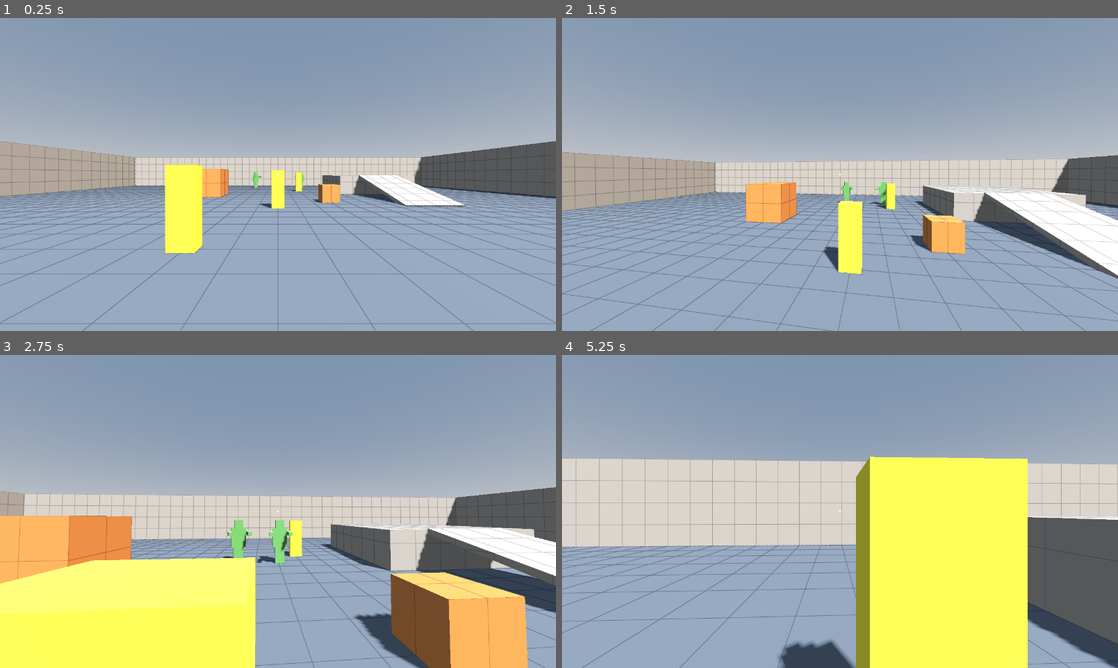
Above: before the commit, frames 1-4 (two rows, left to right).
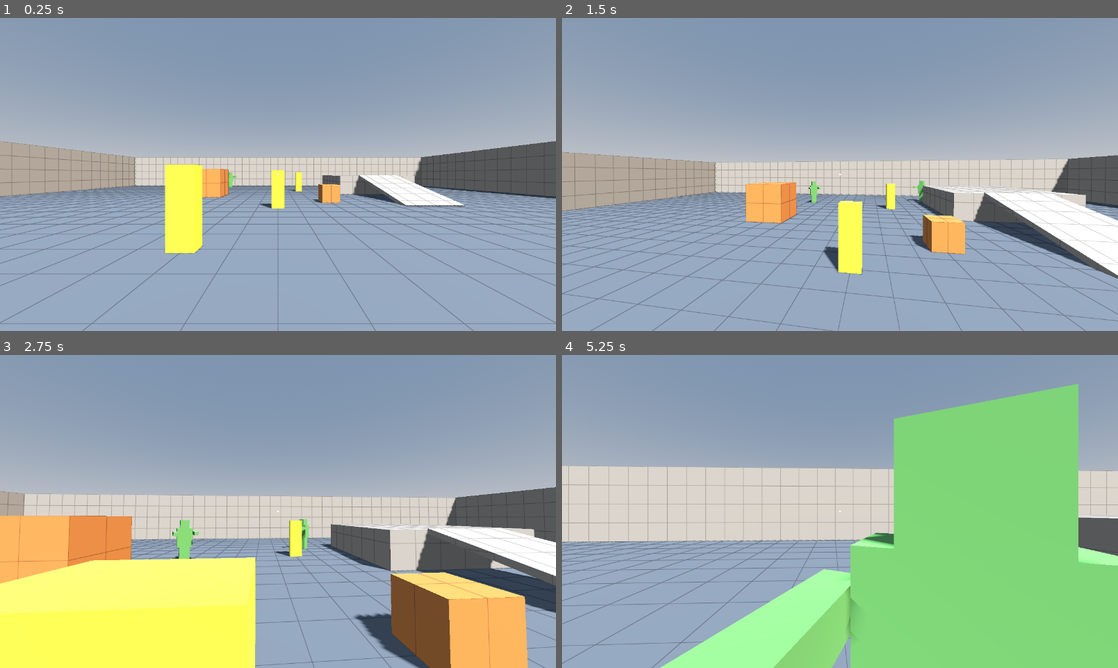
Above: after the commit, the same moments.

Repository: juanakajuan/zombie-survival-fps
Game: Godot game, scene res://levels/test_range.tscn
The game is run twice, just before and just after one commit, with the same random seed, the same clock (stepped at 60 frames per second) and the same inputs.
Inputs (mouse positions are in pixels of both pictures, inside the frame that each line leads up to):
- Up to frame 1 (0.25 s): no input
- Up to frame 2 (1.5 s): tap Enter at 0.5 s; move the mouse to (867, 174) at 0.52 s; press the mouse at (867, 174) at 0.53 s; hold W (move_forward) from 0.53 s (still down); tap Space (jump) at 0.77, 1.07 s; move the mouse to (812, 174) at 1.27 s; release the mouse at (812, 174) at 1.28 s; tap Shift (sprint) at 1.35 s
- Up to frame 3 (2.75 s): keep holding W (move_forward); tap Space (jump) at 1.52, 1.82 s; move the mouse to (289, 505) at 2.02 s; press the mouse at (289, 505) at 2.03 s
- Up to frame 4 (5.25 s): keep holding W (move_forward); move the mouse to (834, 517) at 2.77 s; release the mouse at (834, 517) at 2.78 s; tap Shift (sprint) at 2.85, 4.35 s; click (834, 517) at 2.92 s; tap Space (jump) at 3.02, 3.32, 3.77, 4.07, 4.52, 4.82 s; move the mouse to (878, 514) at 3.52 s; press the mouse at (878, 514) at 3.53 s; tap R (reload) at 4.15 s; move the mouse to (795, 508) at 4.27 s; release the mouse at (795, 508) at 4.28 s; move the mouse to (845, 511) at 5.02 s; press the mouse at (845, 511) at 5.03 s

The runs differ from the first frame. In frame 1, 0.1% of the frame differs, in the area x 41-55%, y 49-55%; in frame 2, 0.3%; in frame 3, 1.1%; in frame 4, 48%, in the area x 0-100%, y 9-100%.

Commit message:
feat: add the round manager with spawn points and round settings

Diff:
--- a/levels/test_range.tscn
+++ b/levels/test_range.tscn
@@ -4,7 +4,8 @@
 [ext_resource type="PackedScene" path="res://player/player.tscn" id="2_player"]
 [ext_resource type="PackedScene" path="res://targets/target_dummy.tscn" id="3_dummy"]
 [ext_resource type="Script" path="res://levels/level_navigation.gd" id="4_nav"]
-[ext_resource type="PackedScene" path="res://zombie/zombie.tscn" id="5_zombie"]
+[ext_resource type="Script" path="res://rounds/round_manager.gd" id="5_rounds"]
+[ext_resource type="Resource" path="res://rounds/round_settings.tres" id="6_settings"]
 
 [sub_resource type="NavigationMesh" id="navigation_mesh"]
 geometry_source_geometry_mode = 1
@@ -120,8 +121,18 @@
 [node name="TargetDummyFar" parent="." groups=["navigation_geometry"] instance=ExtResource("3_dummy")]
 position = Vector3(2, 0, -12)
 
-[node name="ZombieA" parent="." instance=ExtResource("5_zombie")]
-position = Vector3(-3, 0, -17)
+[node name="RoundManager" type="Node" parent="."]
+script = ExtResource("5_rounds")
+settings = ExtResource("6_settings")
 
-[node name="ZombieB" parent="." instance=ExtResource("5_zombie")]
-position = Vector3(3, 0, -17)
+[node name="SpawnNorthWest" type="Marker3D" parent="RoundManager"]
+position = Vector3(-6, 0, -17)
+
+[node name="SpawnNorthEast" type="Marker3D" parent="RoundManager"]
+position = Vector3(6, 0, -17)
+
+[node name="SpawnWest" type="Marker3D" parent="RoundManager"]
+position = Vector3(-17, 0, 0)
+
+[node name="SpawnEast" type="Marker3D" parent="RoundManager"]
+position = Vector3(17, 0, 0)
--- /dev/null
+++ b/rounds/round_manager.gd
@@ -0,0 +1,81 @@
+class_name RoundManager
+extends Node
+## Runs the rounds. Round 1 starts when the level loads. Each round spawns its zombies at the Marker3D children, one
+## after the other. When the last zombie of the round dies, the break starts, and the next round starts after it.
+
+signal round_started(round_number: int)
+signal round_ended(round_number: int)
+
+enum State { BREAK, ACTIVE }
+
+@export var settings: RoundSettings
+@export var zombie_scene: PackedScene = preload("res://zombie/zombie.tscn")
+
+## The current round. It is 0 until round 1 starts. During a break, it is the round that just ended.
+var round_number: int = 0
+var state: State = State.BREAK
+
+var _spawn_points: Array[Marker3D] = []
+var _next_spawn_point: int = 0
+var _zombies_to_spawn: int = 0
+var _zombies_alive: int = 0
+var _spawn_cooldown: float = 0.0
+var _break_left: float = 0.0
+
+
+func _ready() -> void:
+	for child: Node in get_children():
+		if child is Marker3D:
+			_spawn_points.append(child as Marker3D)
+	if _spawn_points.is_empty():
+		push_error("RoundManager: add Marker3D children as spawn points.")
+		return
+	# Deferred so that the player is in its group before the first zombie looks for it.
+	_start_round.call_deferred(1)
+
+
+func _physics_process(delta: float) -> void:
+	match state:
+		State.ACTIVE:
+			if _zombies_to_spawn == 0:
+				return
+			_spawn_cooldown -= delta
+			if _spawn_cooldown <= 0.0:
+				_spawn_zombie()
+		State.BREAK:
+			if round_number == 0:
+				return
+			_break_left -= delta
+			if _break_left <= 0.0:
+				_start_round(round_number + 1)
+
+
+func _start_round(number: int) -> void:
+	round_number = number
+	state = State.ACTIVE
+	_zombies_to_spawn = settings.zombie_count(number)
+	round_started.emit(number)
+	_spawn_zombie()
+
+
+func _spawn_zombie() -> void:
+	var zombie := zombie_scene.instantiate() as Zombie
+	zombie.move_speed = settings.zombie_speed(round_number)
+	var health := Health.find_on(zombie)
+	health.max_health = settings.zombie_health(round_number)
+	health.died.connect(_on_zombie_died)
+	zombie.transform = _spawn_points[_next_spawn_point].global_transform
+	_next_spawn_point = (_next_spawn_point + 1) % _spawn_points.size()
+	_zombies_to_spawn -= 1
+	_zombies_alive += 1
+	_spawn_cooldown = settings.spawn_interval
+	add_child(zombie)
+
+
+func _on_zombie_died() -> void:
+	_zombies_alive -= 1
+	if _zombies_alive > 0 or _zombies_to_spawn > 0:
+		return
+	state = State.BREAK
+	_break_left = settings.break_time
+	round_ended.emit(round_number)
--- /dev/null
+++ b/rounds/round_settings.gd
@@ -0,0 +1,34 @@
+class_name RoundSettings
+extends Resource
+## How many zombies each round has, how strong they are, and how long the break between rounds is.
+## Each value starts at its round 1 value and goes up by its per-round step for each later round.
+
+@export_group("Count")
+@export_range(1, 100) var first_round_zombies: int = 4
+@export_range(0, 20) var zombies_per_round: int = 2
+
+@export_group("Health")
+@export_range(1.0, 10000.0, 1.0) var first_round_health: float = 100.0
+@export_range(0.0, 1000.0, 1.0) var health_per_round: float = 20.0
+
+@export_group("Speed")
+@export_range(0.0, 10.0, 0.1, "suffix:m/s") var first_round_speed: float = 2.5
+@export_range(0.0, 2.0, 0.05, "suffix:m/s") var speed_per_round: float = 0.25
+@export_range(0.0, 10.0, 0.1, "suffix:m/s") var max_speed: float = 5.0
+
+@export_group("Timing")
+@export_range(0.0, 60.0, 0.5, "suffix:s") var break_time: float = 10.0
+## Time between two spawns in a round. The first zombie spawns when the round starts.
+@export_range(0.0, 10.0, 0.05, "suffix:s") var spawn_interval: float = 1.0
+
+
+func zombie_count(round_number: int) -> int:
+	return first_round_zombies + zombies_per_round * (round_number - 1)
+
+
+func zombie_health(round_number: int) -> float:
+	return first_round_health + health_per_round * (round_number - 1)
+
+
+func zombie_speed(round_number: int) -> float:
+	return minf(first_round_speed + speed_per_round * (round_number - 1), max_speed)
--- /dev/null
+++ b/rounds/round_settings.tres
@@ -0,0 +1,15 @@
+[gd_resource type="Resource" script_class="RoundSettings" format=3]
+
+[ext_resource type="Script" path="res://rounds/round_settings.gd" id="1_settings"]
+
+[resource]
+script = ExtResource("1_settings")
+first_round_zombies = 4
+zombies_per_round = 2
+first_round_health = 100.0
+health_per_round = 20.0
+first_round_speed = 2.5
+speed_per_round = 0.25
+max_speed = 5.0
+break_time = 10.0
+spawn_interval = 1.0
--- /dev/null
+++ b/tests/rounds/test_round_manager.gd
@@ -0,0 +1,159 @@
+extends TestCase
+
+const SPAWN_POINTS: Array[Vector3] = [Vector3(-4.0, 0.0, -4.0), Vector3(4.0, 0.0, -4.0), Vector3(0.0, 0.0, 4.0)]
+const FRAME_MARGIN := 3
+
+var _started: Array[int] = []
+var _ended: Array[int] = []
+
+
+func test_round_one_starts_when_the_manager_loads() -> void:
+	var manager := _spawn_manager(_settings())
+	await physics_frames(1)
+	assert_eq(manager.round_number, 1, "round number")
+	assert_eq(manager.state, RoundManager.State.ACTIVE, "state")
+	assert_eq(_started, [1] as Array[int], "round_started signals")
+
+
+func test_round_spawns_the_settings_count_at_the_spawn_points() -> void:
+	var settings := _settings()
+	# One zombie per point, because zombies that spawn on the same point push each other away from it.
+	settings.first_round_zombies = SPAWN_POINTS.size()
+	var manager := _spawn_manager(settings)
+	await _run_seconds(settings.spawn_interval * settings.zombie_count(1) + 1.0)
+	var zombies := _zombies(manager)
+	assert_eq(zombies.size(), settings.zombie_count(1), "zombie count in round 1")
+	var used: Array[Vector3] = []
+	for zombie: Zombie in zombies:
+		var spot := _nearest_spawn_point(zombie)
+		assert_true(_flat_distance(zombie.global_position, spot) < 0.01, "zombie at %s is at a spawn point" % zombie.global_position)
+		if spot not in used:
+			used.append(spot)
+	assert_eq(used.size(), SPAWN_POINTS.size(), "spawn points used")
+
+
+func test_break_starts_when_the_last_zombie_dies_and_the_next_round_after_it() -> void:
+	var settings := _settings()
+	var manager := _spawn_manager(settings)
+	await _spawn_all(manager, settings)
+	var zombies := _zombies(manager)
+	for i: int in zombies.size() - 1:
+		Health.find_on(zombies[i]).damage(1.0e6)
+	await physics_frames(2)
+	assert_eq(manager.state, RoundManager.State.ACTIVE, "state with one zombie left")
+	assert_eq(_ended, [] as Array[int], "round_ended signals with one zombie left")
+	Health.find_on(zombies[-1]).damage(1.0e6)
+	await physics_frames(2)
+	assert_eq(manager.state, RoundManager.State.BREAK, "state after the last zombie")
+	assert_eq(_ended, [1] as Array[int], "round_ended signals")
+	assert_eq(_zombies(manager).size(), 0, "zombies during the break")
+	await _run_seconds(settings.break_time * 0.5)
+	assert_eq(manager.round_number, 1, "round number during the break")
+	assert_eq(_started, [1] as Array[int], "round_started signals during the break")
+	await _run_seconds(settings.break_time * 0.5 + FRAME_MARGIN / 60.0)
+	assert_eq(manager.round_number, 2, "round number after the break")
+	assert_eq(manager.state, RoundManager.State.ACTIVE, "state after the break")
+	assert_eq(_started, [1, 2] as Array[int], "round_started signals after the break")
+
+
+func test_round_does_not_end_while_zombies_wait_to_spawn() -> void:
+	var settings := _settings()
+	settings.spawn_interval = 1.0
+	var manager := _spawn_manager(settings)
+	await physics_frames(2)
+	var zombies := _zombies(manager)
+	assert_eq(zombies.size(), 1, "zombies right after the start")
+	Health.find_on(zombies[0]).damage(1.0e6)
+	await physics_frames(2)
+	assert_eq(manager.state, RoundManager.State.ACTIVE, "state")
+	assert_eq(_ended, [] as Array[int], "round_ended signals")
+
+
+func test_next_round_has_more_zombies_with_more_health_and_speed() -> void:
+	var settings := _settings()
+	var manager := _spawn_manager(settings)
+	await _spawn_all(manager, settings)
+	var first := _zombies(manager)[0]
+	var first_health := Health.find_on(first).max_health
+	var first_speed := first.move_speed
+	assert_almost_eq(first_health, settings.zombie_health(1), 0.001, "round 1 health")
+	assert_almost_eq(first_speed, settings.zombie_speed(1), 0.001, "round 1 speed")
+	for zombie: Zombie in _zombies(manager):
+		Health.find_on(zombie).damage(1.0e6)
+	await _run_seconds(settings.break_time + FRAME_MARGIN / 60.0)
+	await _spawn_all(manager, settings)
+	var zombies := _zombies(manager)
+	assert_eq(zombies.size(), settings.zombie_count(2), "zombie count in round 2")
+	for zombie: Zombie in zombies:
+		assert_almost_eq(Health.find_on(zombie).max_health, settings.zombie_health(2), 0.001, "round 2 health")
+		assert_almost_eq(Health.find_on(zombie).current, settings.zombie_health(2), 0.001, "round 2 zombie starts at full health")
+		assert_almost_eq(zombie.move_speed, settings.zombie_speed(2), 0.001, "round 2 speed")
+	assert_true(Health.find_on(zombies[0]).max_health > first_health, "round 2 zombies have more health")
+	assert_true(zombies[0].move_speed > first_speed, "round 2 zombies are faster")
+
+
+func _settings() -> RoundSettings:
+	var settings := RoundSettings.new()
+	settings.first_round_zombies = 3
+	settings.zombies_per_round = 2
+	settings.first_round_health = 50.0
+	settings.health_per_round = 25.0
+	settings.first_round_speed = 0.0
+	settings.speed_per_round = 0.5
+	settings.max_speed = 5.0
+	settings.break_time = 0.5
+	settings.spawn_interval = 0.1
+	return settings
+
+
+func _spawn_manager(settings: RoundSettings) -> RoundManager:
+	add_child(_floor())
+	var manager := RoundManager.new()
+	manager.settings = settings
+	for at: Vector3 in SPAWN_POINTS:
+		var marker := Marker3D.new()
+		marker.position = at
+		manager.add_child(marker)
+	manager.round_started.connect(func(n: int) -> void: _started.append(n))
+	manager.round_ended.connect(func(n: int) -> void: _ended.append(n))
+	add_child(manager)
+	return manager
+
+
+func _floor() -> StaticBody3D:
+	var body := StaticBody3D.new()
+	var shape := CollisionShape3D.new()
+	var box := BoxShape3D.new()
+	box.size = Vector3(30.0, 1.0, 30.0)
+	shape.shape = box
+	body.position = Vector3(0.0, -0.5, 0.0)
+	body.add_child(shape)
+	return body
+
+
+func _spawn_all(manager: RoundManager, settings: RoundSettings) -> void:
+	await _run_seconds(settings.spawn_interval * settings.zombie_count(manager.round_number) + 0.2)
+
+
+func _zombies(manager: RoundManager) -> Array[Zombie]:
+	var zombies: Array[Zombie] = []
+	for child: Node in manager.get_children():
+		if child is Zombie and not child.is_queued_for_deletion():
+			zombies.append(child as Zombie)
+	return zombies
+
+
+func _nearest_spawn_point(zombie: Zombie) -> Vector3:
+	var best := SPAWN_POINTS[0]
+	for at: Vector3 in SPAWN_POINTS:
+		if _flat_distance(zombie.global_position, at) < _flat_distance(zombie.global_position, best):
+			best = at
+	return best
+
+
+func _flat_distance(a: Vector3, b: Vector3) -> float:
+	return Vector2(a.x - b.x, a.z - b.z).length()
+
+
+func _run_seconds(seconds: float) -> void:
+	await physics_frames(roundi(seconds * Engine.physics_ticks_per_second))
--- /dev/null
+++ b/tests/rounds/test_round_settings.gd
@@ -0,0 +1,22 @@
+extends TestCase
+
+const SETTINGS: RoundSettings = preload("res://rounds/round_settings.tres")
+
+
+func test_each_round_has_more_and_stronger_zombies_than_the_one_before() -> void:
+	for n: int in range(1, 10):
+		assert_true(SETTINGS.zombie_count(n + 1) > SETTINGS.zombie_count(n), "round %d has more zombies" % (n + 1))
+		assert_true(SETTINGS.zombie_health(n + 1) > SETTINGS.zombie_health(n), "round %d zombies have more health" % (n + 1))
+		assert_true(SETTINGS.zombie_speed(n + 1) >= SETTINGS.zombie_speed(n), "round %d zombies are not slower" % (n + 1))
+	assert_true(SETTINGS.zombie_speed(2) > SETTINGS.zombie_speed(1), "round 2 zombies are faster")
+
+
+func test_round_one_zombies_match_the_zombie_defaults() -> void:
+	var zombie := (preload("res://zombie/zombie.tscn") as PackedScene).instantiate() as Zombie
+	assert_almost_eq(SETTINGS.zombie_speed(1), zombie.move_speed, 0.001, "round 1 speed")
+	assert_almost_eq(SETTINGS.zombie_health(1), Health.find_on(zombie).max_health, 0.001, "round 1 health")
+	zombie.free()
+
+
+func test_zombie_speed_stops_at_the_max_speed() -> void:
+	assert_almost_eq(SETTINGS.zombie_speed(1000), SETTINGS.max_speed, 0.001, "speed in round 1000")
Not shown, added: rounds/round_manager.gd.uid
Not shown, added: rounds/round_settings.gd.uid
Not shown, added: tests/rounds/test_round_manager.gd.uid
Not shown, added: tests/rounds/test_round_settings.gd.uid
Not shown, changed: DESIGN.md
